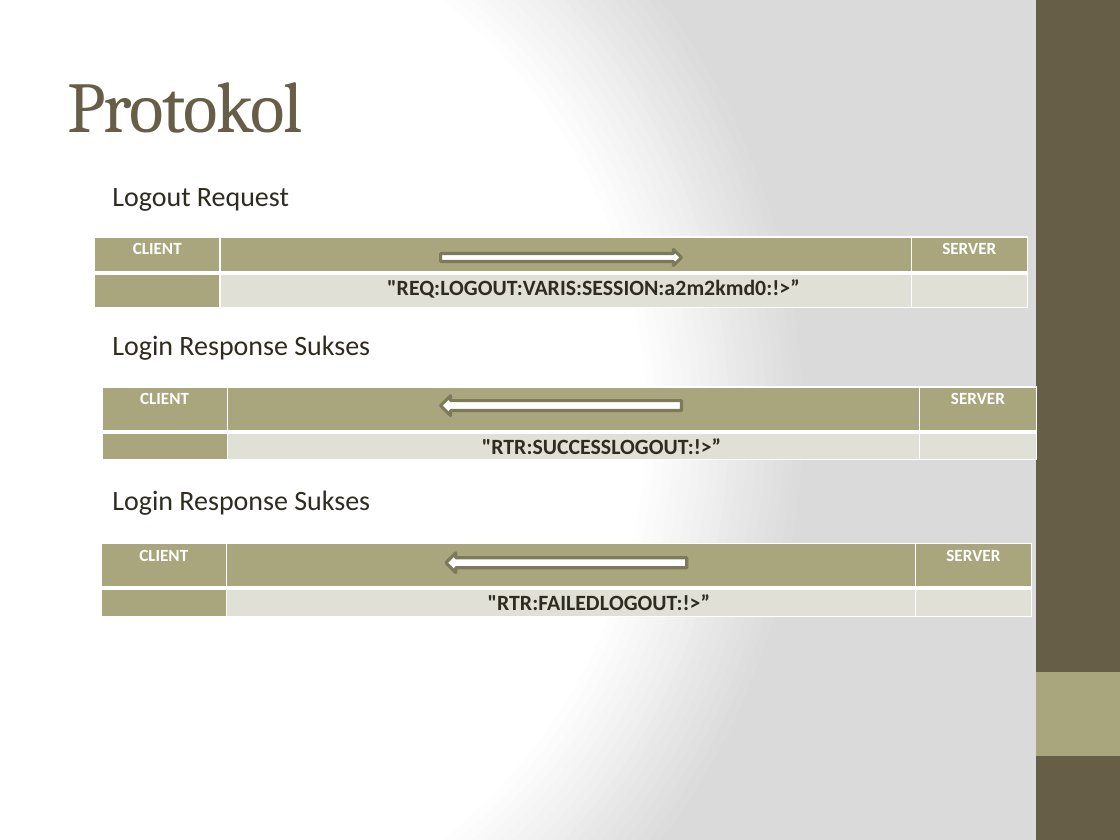
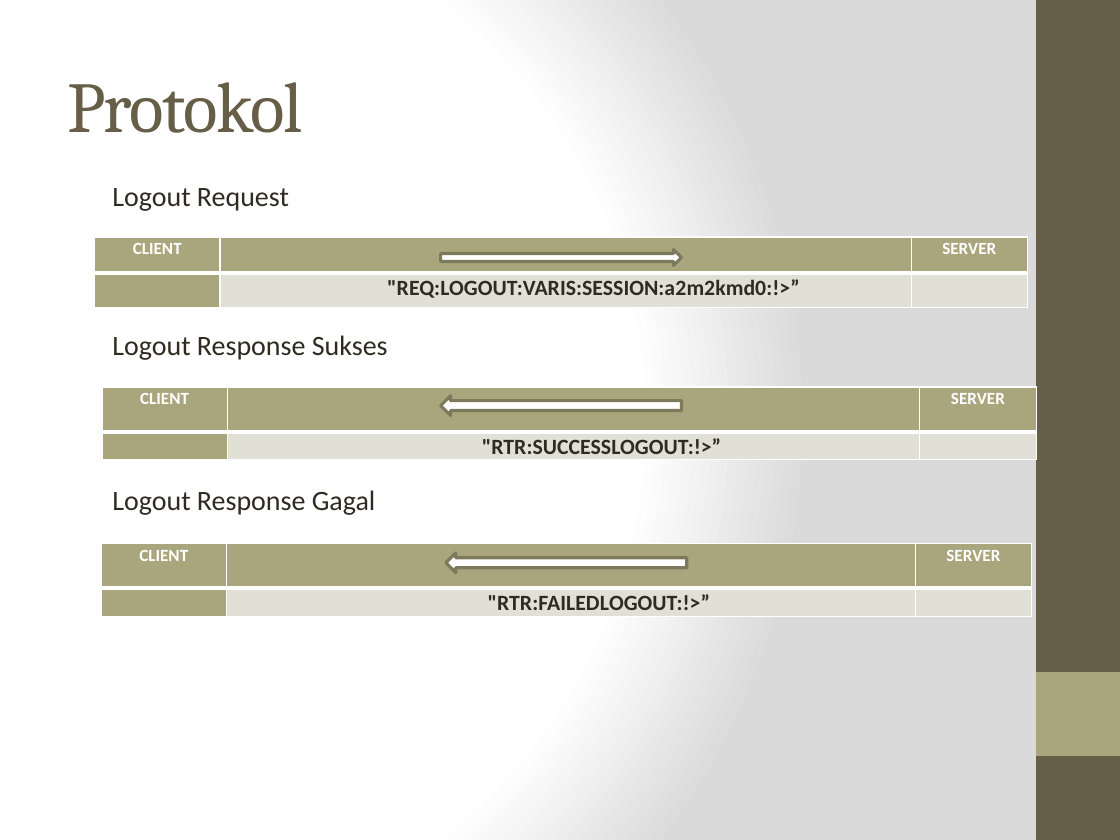
Before and after one commit to alvarisi/KIJ-chat, a slide deck: slide 7 of Presentasi.pptx. Drawn at 1120x840 pixels with LibreOffice and Linux fonts; fonts in the diff are those of the drawing. Boxes give left, top, right and bottom in pixels: in the first picture for what was removed or moved away, otherwise in the second. Text is boxed around its words. In the diff, an @@ line names an element or a change of style, - is before the commit and + after.

```diff
--- a/Presentasi.pptx
+++ b/Presentasi.pptx
@@ text at (x1=112, y1=335, x2=388, y2=360): text changed @@
-Login Response Sukses
+Logout Response Sukses
@@ text at (x1=112, y1=490, x2=376, y2=515): text changed @@
-Login Response Sukses
+Logout Response Gagal
```
Also in this commit, not shown: 5 other slides changed, 3 slides added.
